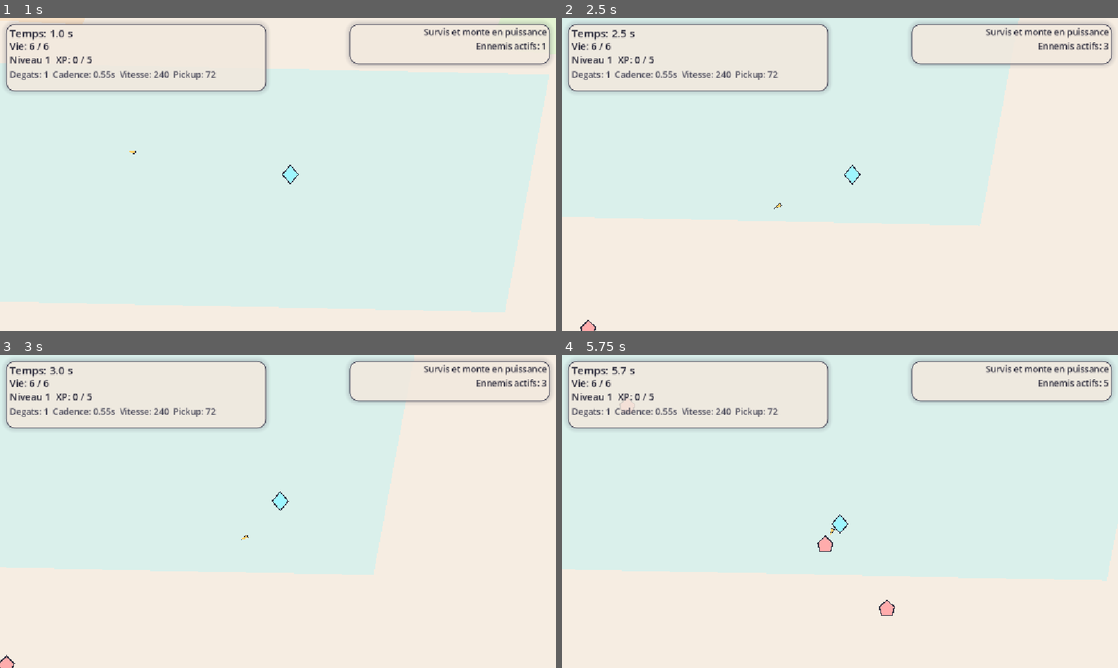
Above: before the commit, frames 1-4 (two rows, left to right).
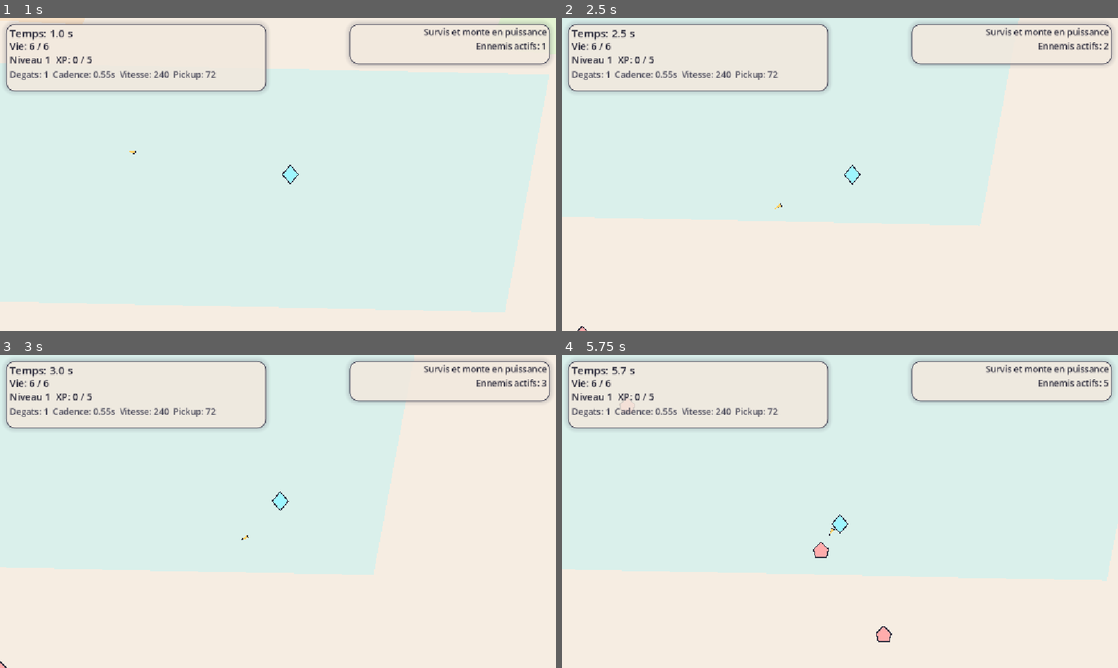
Above: after the commit, the same moments.

Repository: piiieeere/zeucozy
Game: Godot game, scene res://scenes/main.tscn
Same seed, same stepped clock (60 frames per second), same inputs: the game is played once before the commit and once after it.
Inputs:
- Up to frame 1 (1 s): hold Right (ui_right) from 0.53 s (still down)
- Up to frame 2 (2.5 s): release Right (ui_right) at 1.28 s; hold Down (ui_down) 1.28-2.03 s; hold Right (ui_right) from 2.03 s (still down)
- Up to frame 3 (3 s): release Right (ui_right) at 2.78 s; hold Up (ui_up) from 2.78 s (still down)
- Up to frame 4 (5.75 s): release Up (ui_up) at 3.53 s; hold Left (ui_left) 3.53-5.03 s; hold Down (ui_down) from 5.03 s (still down)

Frame 1 is identical in both runs. In frame 2, less than 0.1% of the frame differs, in the area x 2-99%, y 8-100%; in frame 3, less than 0.1%; in frame 4, 0.4%, in the area x 45-60%, y 56-92%.

Commit message:
feat: refine enemy spawn mechanics by adjusting spawn interval and implementing dynamic enemy count based on elapsed time

Diff:
--- a/scripts/main.gd
+++ b/scripts/main.gd
@@ -112,14 +112,11 @@
 
 
 func _get_spawn_interval() -> float:
-	return max(0.35, 1.2 - elapsed_time * 0.015)
+	return max(0.95, 1.35 - elapsed_time * 0.003)
 
 
 func _spawn_wave() -> void:
-	var enemy_count := 1 + int(elapsed_time / 18.0)
-
-	if elapsed_time >= 45.0:
-		enemy_count += 1
+	var enemy_count := _get_enemy_count_for_time()
 
 	for _index in range(enemy_count):
 		var enemy_scene := _pick_enemy_scene()
@@ -130,6 +127,18 @@
 		enemy.global_position = _get_enemy_spawn_position()
 		enemy.setup(player, difficulty_scale)
 		enemy.defeated.connect(_on_enemy_defeated)
+
+
+func _get_enemy_count_for_time() -> int:
+	if elapsed_time < 35.0:
+		return 1
+	if elapsed_time < 70.0:
+		return 2
+	if elapsed_time < 105.0:
+		return 3
+	if elapsed_time < 140.0:
+		return 4
+	return 5
 
 
 func _pick_enemy_scene() -> PackedScene:
